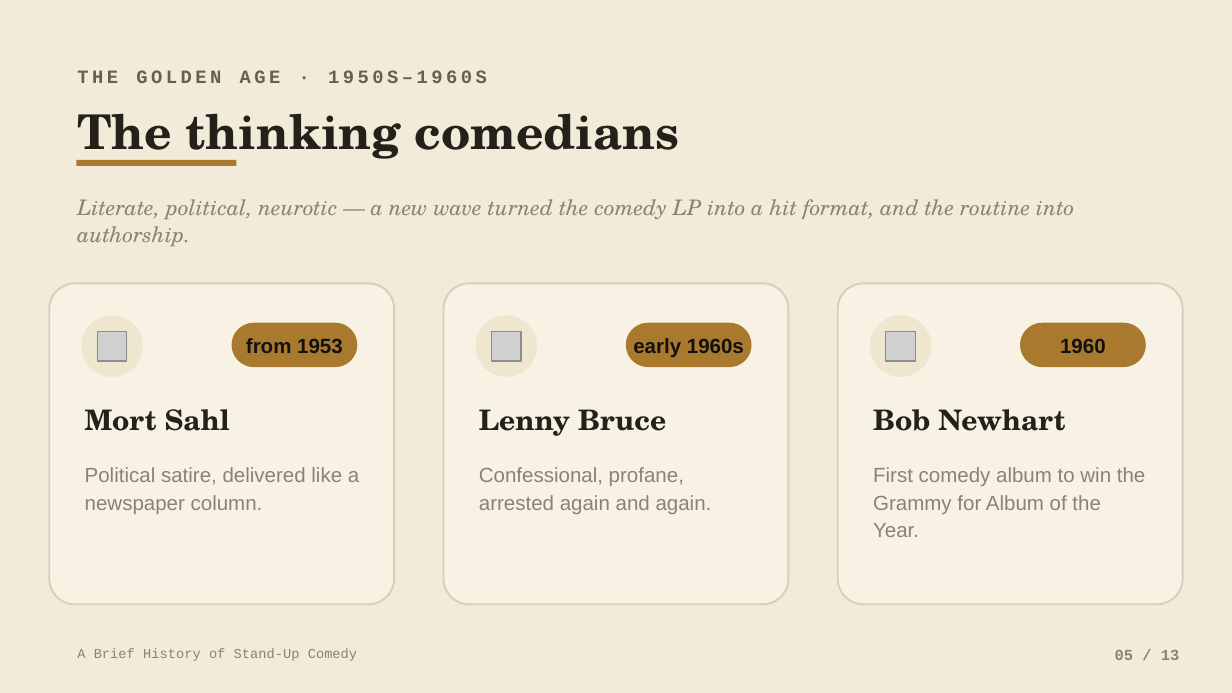
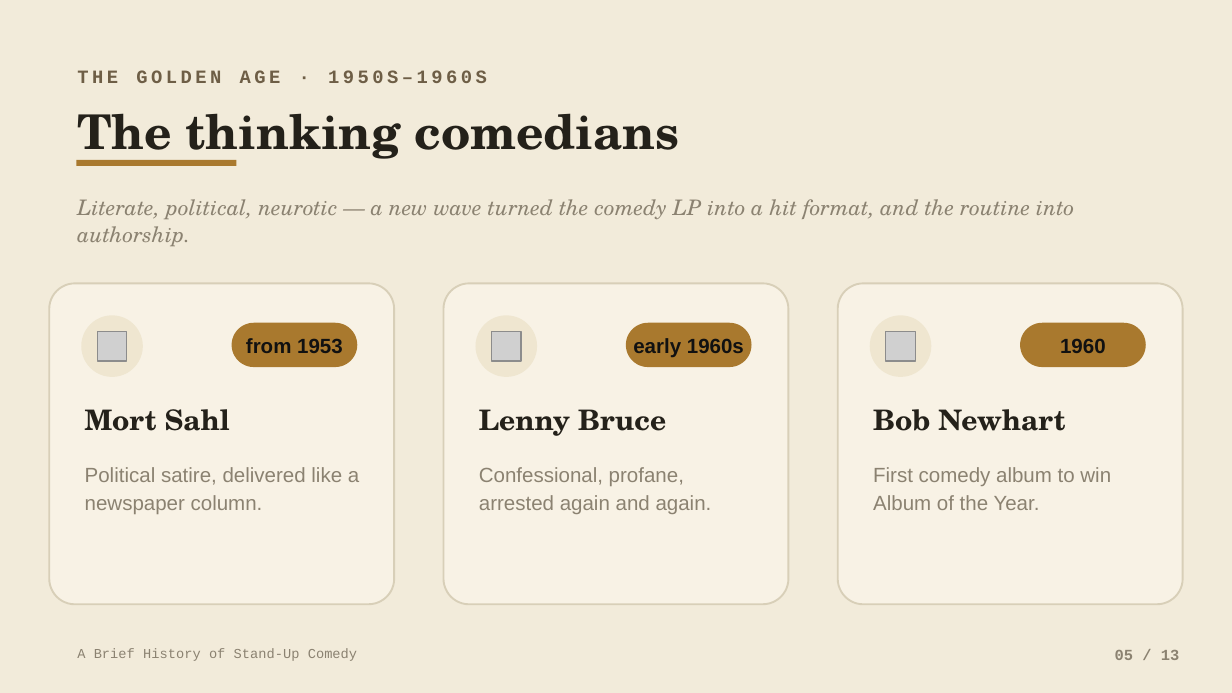
Before and after one commit to addsumtech/slides_maker-site, a slide deck: slide 5 of templates/decks/en/standup-history/template.pptx. Drawn at 1232x693 pixels with LibreOffice and Linux fonts; fonts in the diff are those of the drawing; grey boxes stand for pictures. Boxes give left, top, right and bottom in pixels: in the first picture for what was removed or moved away, otherwise in the second. Text is boxed around its words. In the diff, an @@ line names an element or a change of style, - is before the commit and + after.

```diff
--- a/templates/decks/en/standup-history/template.pptx
+++ b/templates/decks/en/standup-history/template.pptx
@@ text at (873,467,1111,510): text changed @@
-First comedy album to win the Grammy for Album of the Year.
+First comedy album to win Album of the Year.
```
Also in this commit, not shown: 13 other files.
